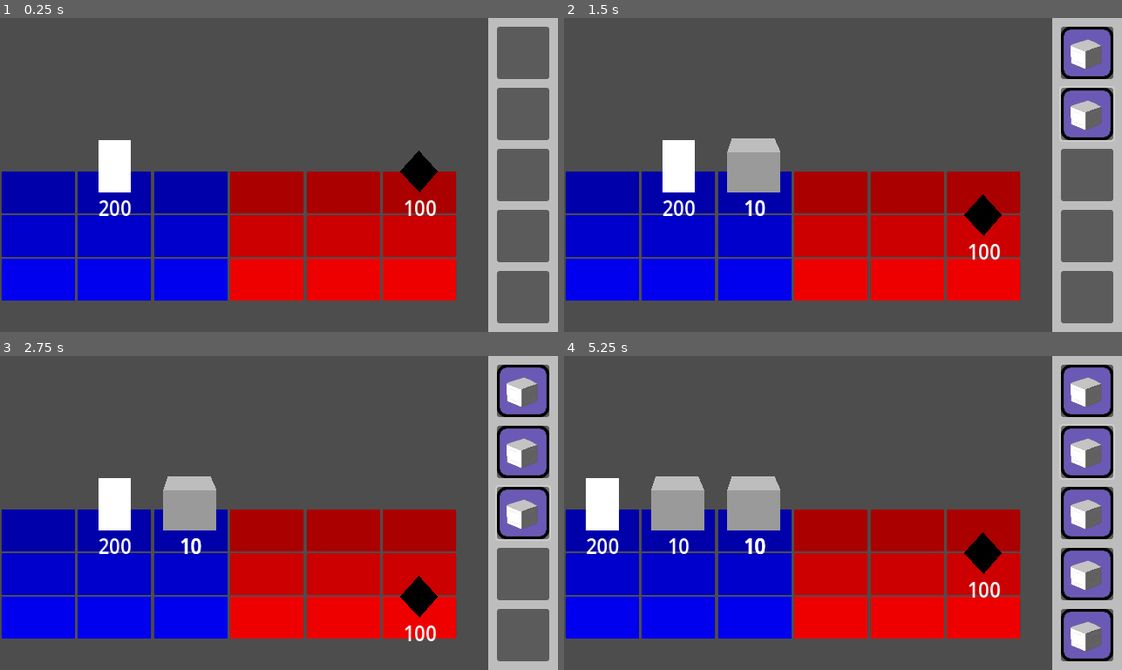
Above: before the commit, frames 1-4 (two rows, left to right).
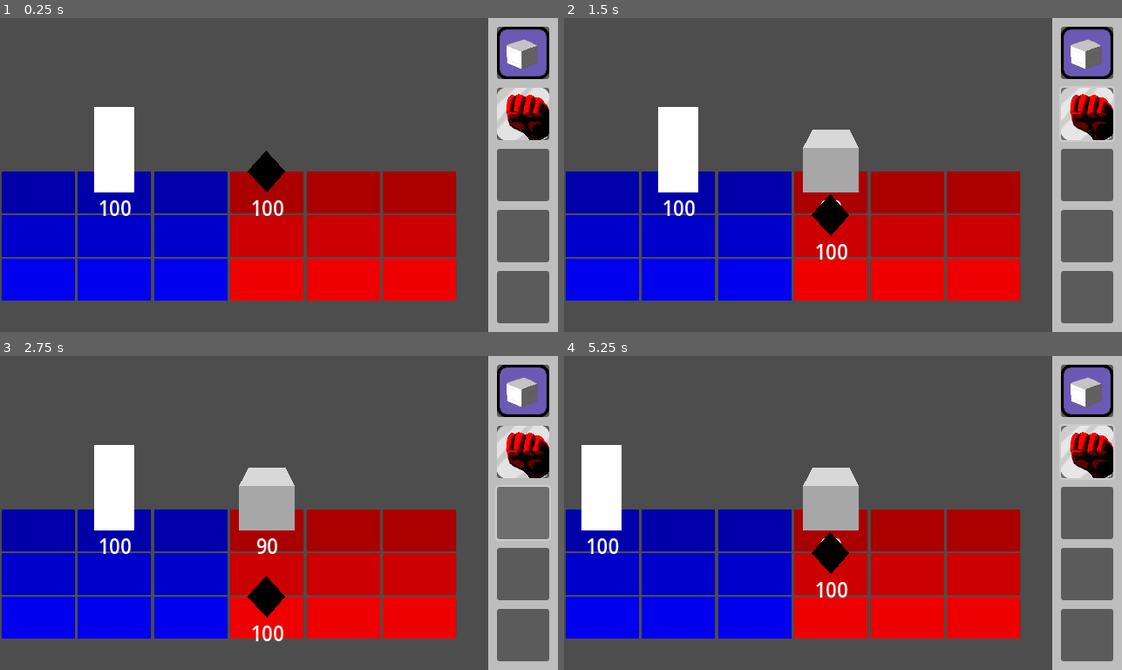
Above: after the commit, the same moments.

Repository: tspr0tege/Grid-Bots
Game: Godot game, scene res://scenes/arena.tscn
Same seed, same stepped clock (60 frames per second), same inputs: the game is played once before the commit and once after it.
Inputs (mouse positions are in pixels of both pictures, inside the frame that each line leads up to):
- Up to frame 1 (0.25 s): no input
- Up to frame 2 (1.5 s): click (1088, 52) at 0.52 s; click (1088, 115) at 1.25 s
- Up to frame 3 (2.75 s): click (524, 513) at 2 s
- Up to frame 4 (5.25 s): click (1088, 572) at 2.75 s; click (1088, 635) at 3.5 s; click (603, 531) at 4.27 s; click (1088, 453) at 5 s

The runs differ from the first frame. In frame 1, 5.2% of the frame differs, in the area x 16-99%, y 2-64%; in frame 2, 7.3%; in frame 3, 8.8%; in frame 4, 13%, in the area x 3-99%, y 22-98%.

Commit message:
New programs and move script
- created rock cube program that instantiates a cube entity in front of
  the player
- created a punch that does damage and pushes entities
- created a mover component that scripts arena movement and restricts
  entities from bumping each other (unless explicitly allowed)
- cube can spawn on other entities and will terminate, causing damage.

Diff:
--- /dev/null
+++ b/components/mover.tscn
@@ -0,0 +1,6 @@
+[gd_scene load_steps=2 format=3 uid="uid://0oms8xtq28wn"]
+
+[ext_resource type="Script" path="res://scripts/mover.gd" id="1_q1idh"]
+
+[node name="mover" type="Node"]
+script = ExtResource("1_q1idh")
--- a/entities/player.tscn
+++ b/entities/player.tscn
@@ -1,55 +1,21 @@
-[gd_scene load_steps=8 format=3 uid="uid://ha2pas507whl"]
+[gd_scene load_steps=5 format=3 uid="uid://ha2pas507whl"]
 
 [ext_resource type="Script" path="res://scripts/Player.gd" id="1_45cd8"]
-[ext_resource type="PackedScene" uid="uid://85kgocmp48x1" path="res://components/hp_node.tscn" id="2_cnbln"]
-[ext_resource type="PackedScene" uid="uid://dt1pysrghdyu0" path="res://components/audio_queue.tscn" id="3_hph4l"]
-[ext_resource type="AudioStream" uid="uid://dpspk6fk8bda2" path="res://sfx/pew.wav" id="4_ui7wv"]
-[ext_resource type="Texture2D" uid="uid://cwqnp7ldoixr4" path="res://particles/spark.png" id="5_rm6pi"]
+[ext_resource type="PackedScene" uid="uid://dt1pysrghdyu0" path="res://components/audio_queue.tscn" id="2_eqx4j"]
+[ext_resource type="AudioStream" uid="uid://dpspk6fk8bda2" path="res://sfx/pew.wav" id="3_51ecc"]
+[ext_resource type="PackedScene" uid="uid://85kgocmp48x1" path="res://components/hp_node.tscn" id="4_tghp0"]
 
-[sub_resource type="CanvasItemMaterial" id="CanvasItemMaterial_5grmd"]
-blend_mode = 1
-
-[sub_resource type="ParticleProcessMaterial" id="ParticleProcessMaterial_78ve8"]
-particle_flag_rotate_y = true
-particle_flag_disable_z = true
-direction = Vector3(8, -1, 0)
-spread = 30.16
-gravity = Vector3(0, 100, 0)
-initial_velocity_min = 250.0
-initial_velocity_max = 300.0
-orbit_velocity_min = 0.0
-orbit_velocity_max = 0.0
-color = Color(0.960784, 0.815686, 0, 1)
-
-[node name="Player" type="Sprite2D"]
+[node name="Player" type="CharacterBody2D"]
 script = ExtResource("1_45cd8")
 
 [node name="Polygon2D" type="Polygon2D" parent="."]
-polygon = PackedVector2Array(-21, -60, 22, -60, 22, 0, -21, 0)
+position = Vector2(1.90735e-06, 0)
+scale = Vector2(1, 2.17778)
+polygon = PackedVector2Array(-27, -45, -27, 0, 26, 0, 26, -45)
 
-[node name="hpNode" parent="." instance=ExtResource("2_cnbln")]
-hp = 200
+[node name="audioQueue" parent="." instance=ExtResource("2_eqx4j")]
 
-[node name="audioQueue" parent="." instance=ExtResource("3_hph4l")]
+[node name="AudioStreamPlayer" type="AudioStreamPlayer" parent="audioQueue"]
+stream = ExtResource("3_51ecc")
 
-[node name="pew" type="AudioStreamPlayer" parent="audioQueue"]
-stream = ExtResource("4_ui7wv")
-volume_db = -6.0
-
-[node name="shotParticles" type="GPUParticles2D" parent="."]
-material = SubResource("CanvasItemMaterial_5grmd")
-position = Vector2(20, -50)
-emitting = false
-amount = 5
-process_material = SubResource("ParticleProcessMaterial_78ve8")
-texture = ExtResource("5_rm6pi")
-lifetime = 0.15
-one_shot = true
-explosiveness = 1.0
-randomness = 1.0
-visibility_rect = Rect2(-100, -100, 100, 100)
-local_coords = true
-trail_enabled = true
-trail_lifetime = 0.01
-trail_sections = 2
-trail_section_subdivisions = 1
+[node name="hpNode" parent="." instance=ExtResource("4_tghp0")]
--- a/entities/rock_cube_entity.tscn
+++ b/entities/rock_cube_entity.tscn
@@ -1,22 +1,26 @@
-[gd_scene load_steps=3 format=3 uid="uid://cnhanptnb478o"]
+[gd_scene load_steps=4 format=3 uid="uid://cnhanptnb478o"]
 
 [ext_resource type="Script" path="res://scripts/rock_cube_entity.gd" id="1_mxenc"]
-[ext_resource type="PackedScene" uid="uid://85kgocmp48x1" path="res://components/hp_node.tscn" id="2_o4f1p"]
+[ext_resource type="PackedScene" uid="uid://85kgocmp48x1" path="res://components/hp_node.tscn" id="2_gs4ne"]
+[ext_resource type="PackedScene" uid="uid://0oms8xtq28wn" path="res://components/mover.tscn" id="3_smumf"]
 
-[node name="Rock Cube" type="Node2D"]
+[node name="Rock Cube" type="CharacterBody2D"]
 script = ExtResource("1_mxenc")
 
-[node name="hpNode" parent="." instance=ExtResource("2_o4f1p")]
-hp = 10
+[node name="hpNode" parent="." instance=ExtResource("2_gs4ne")]
+
+[node name="mover" parent="." instance=ExtResource("3_smumf")]
+canCohabit = true
 
 [node name="Node2D" type="Node2D" parent="."]
-scale = Vector2(2, 2)
-
-[node name="Polygon2D" type="Polygon2D" parent="Node2D"]
-color = Color(0.603922, 0.603922, 0.603922, 1)
-polygon = PackedVector2Array(-18, 0, 17, 0, 17, -23, -18, -23)
+position = Vector2(3, 0)
+scale = Vector2(0.665392, 0.712469)
 
 [node name="Polygon2D2" type="Polygon2D" parent="Node2D"]
-position = Vector2(0, -27)
-color = Color(0.745098, 0.745098, 0.745098, 1)
-polygon = PackedVector2Array(-18, 4, 17, 4, 13, -4, -15, -4)
+color = Color(0.654902, 0.654902, 0.654902, 1)
+polygon = PackedVector2Array(-60, -72, -60, 0, 50, 0, 50, -72)
+
+[node name="Polygon2D3" type="Polygon2D" parent="Node2D"]
+position = Vector2(0, -71)
+color = Color(0.847059, 0.847059, 0.847059, 1)
+polygon = PackedVector2Array(-41, -30, -60, 0, 50, 0, 32, -30)
--- a/entities/weiner.tscn
+++ b/entities/weiner.tscn
@@ -1,9 +1,10 @@
-[gd_scene load_steps=8 format=3 uid="uid://d0amm8x8j6yqc"]
+[gd_scene load_steps=9 format=3 uid="uid://d0amm8x8j6yqc"]
 
 [ext_resource type="Script" path="res://scripts/weiner.gd" id="1_6jbu3"]
 [ext_resource type="PackedScene" uid="uid://85kgocmp48x1" path="res://components/hp_node.tscn" id="2_j4cla"]
 [ext_resource type="AudioStream" uid="uid://cmws1x7vm5vdj" path="res://sfx/hit.wav" id="3_8tqvy"]
 [ext_resource type="PackedScene" uid="uid://dt1pysrghdyu0" path="res://components/audio_queue.tscn" id="3_pguxj"]
+[ext_resource type="PackedScene" uid="uid://0oms8xtq28wn" path="res://components/mover.tscn" id="5_2hccl"]
 
 [sub_resource type="Animation" id="Animation_12pyj"]
 length = 0.001
@@ -42,7 +43,7 @@
 "flash": SubResource("Animation_mcusn")
 }
 
-[node name="Weiner" type="Sprite2D"]
+[node name="Weiner2" type="CharacterBody2D"]
 script = ExtResource("1_6jbu3")
 
 [node name="Polygon2D" type="Polygon2D" parent="."]
@@ -66,4 +67,6 @@
 stream = ExtResource("3_8tqvy")
 volume_db = -6.0
 
+[node name="mover" parent="." instance=ExtResource("5_2hccl")]
+
 [connection signal="timeout" from="moveTimer" to="." method="_on_move_timer_timeout"]
--- /dev/null
+++ b/programs/punch/punch.gd
@@ -0,0 +1,28 @@
+extends Node
+
+#const rockCubeEntity = preload("res://entities/rock_cube_entity.tscn")
+const progName = "Punch"
+const progIcon = "res://programs/punch/punch_icon.png"
+
+func executeProgram(Arena):
+	var playerTile = Arena.COMBAT_GRID.Player.get_node("../../")
+	var coords = playerTile.name.split("")
+		#index 1 and 2 for x, y coordinates for player
+	print("Punch executing!")
+
+	#check for target
+	var targetTile = Arena.COMBAT_GRID.combatGrid[int(coords[1])+1][int(coords[2])]
+	if targetTile.get_node("tenant").get_child_count() > 0:
+		print("Target identified!")
+		var target = targetTile.get_node("tenant").get_child(0)
+		target.get_node("hpNode").changeHP(-10)
+
+		if target.has_node("./mover"):
+			target.get_node("mover").moveBy(Vector2(1,0))
+		else:
+			print("Punch target is NOT movable")
+		#TODO: Add punch as a child of player and play animation
+		# Attempt damage and push to tile in front of player
+		# timeout and delete after
+	else:
+		print("Nothing is there!")
--- /dev/null
+++ b/programs/punch/punch.tscn
@@ -0,0 +1,10 @@
+[gd_scene load_steps=2 format=3 uid="uid://v53c3s3qmi4b"]
+
+[ext_resource type="Script" path="res://programs/punch/punch.gd" id="1_qlctf"]
+
+[node name="Node" type="Node"]
+script = ExtResource("1_qlctf")
+
+[node name="polygon" type="Polygon2D" parent="."]
+color = Color(1, 0, 0, 1)
+polygon = PackedVector2Array(-24, -24, 24, -24, 24, 23, -24, 23)
--- a/programs/rock_cube/rock_cube.gd
+++ b/programs/rock_cube/rock_cube.gd
@@ -4,16 +4,22 @@
 const progName = "Rock Cube"
 const progIcon = "res://programs/rock_cube/rock_cube_icon.png"
 
-func testFunc():
-	print("Rock Cube has been touched!")
-
 func executeProgram(Arena):
-#	var Arena = get_tree().root.get_node("Arena")
-	var pos = Arena.COMBAT_GRID.Player.get_node("../../").name.split("")
+	var pos = Arena.getCoords(Arena.COMBAT_GRID.Player)
 		#index 1 and 2 for x, y coordinates
 
-	var targetGridTile = Arena.COMBAT_GRID.combatGrid[int(pos[1])+1][int(pos[2])]
+	var targetGridTile = Arena.COMBAT_GRID.combatGrid[pos.x+1][pos.y].get_node("tenant")
 
 	var newCube = rockCubeEntity.instantiate()
-	#combatGrid[1][0].get_node("tenant").add_child(Player)
-	targetGridTile.get_node("tenant").add_child(newCube)
+	targetGridTile.add_child(newCube)
+
+	if targetGridTile.get_child_count() > 1:
+		var timer = Timer.new()
+		timer.autostart = true
+		timer.one_shot = true
+		timer.set_wait_time(0.1)
+		timer.connect("timeout", func ():
+			print("Timer function running")
+			newCube.get_node("mover").runCollision(Vector2(pos.x+1, pos.y))
+		)
+		newCube.add_child(timer)
--- a/scenes/grid-tile.tscn
+++ b/scenes/grid-tile.tscn
@@ -5,7 +5,7 @@
 
 [sub_resource type="StyleBoxEmpty" id="StyleBoxEmpty_ttfrb"]
 
-[node name="Sprite2D" type="Sprite2D"]
+[node name="Sprite2D" type="CharacterBody2D"]
 script = ExtResource("1_gqqvh")
 
 [node name="Button" type="Button" parent="."]
--- a/scripts/Combat Grid.gd
+++ b/scripts/Combat Grid.gd
@@ -44,8 +44,8 @@
 	const Weiner = preload("res://entities/weiner.tscn")
 	var newEnemy = Weiner.instantiate()
 	newEnemy.combatGrid = self
-	newEnemy.coords = Vector2(5, 0)
-	combatGrid[5][0].get_node("tenant").add_child(newEnemy)
+#	newEnemy.coords = Vector2(3, 0)
+	combatGrid[3][0].get_node("tenant").add_child(newEnemy)
 
 #	self.scale = get_viewport_rect().size / Vector2(640, 360)
 
--- a/scripts/Player.gd
+++ b/scripts/Player.gd
@@ -1,9 +1,9 @@
-extends Sprite2D
+extends CharacterBody2D
 
 func shoot():
 	$audioQueue.playSound()
-	$shotParticles.restart()
-	$shotParticles.set_emitting(true)
+#	$shotParticles.restart()
+#	$shotParticles.set_emitting(true)
 
 func takeDamage():
 	pass
--- a/scripts/arena.gd
+++ b/scripts/arena.gd
@@ -2,19 +2,37 @@
 
 var COMBAT_GRID
 #COMBAT_GRID also has .Player as a referenced child
-var deck = [preload("res://programs/rock_cube/rock_cube.tscn")]
+var deck = [
+	preload("res://programs/rock_cube/rock_cube.tscn"),
+	preload("res://programs/punch/punch.tscn"),
+]
 var hand = []
 var nextProgramFromDeck = 5
 
 func _ready():
-	# shuffle deck and populate hand
+	# TODO: shuffle deck and populate hand
+	pass
+
+func getCoords(entity):
+	var parentTile = entity.find_parent("G*")
+	var nameArray = parentTile.name.split("")
+
+	return 	Vector2(int(nameArray[1]), int(nameArray[2]))
+
+func populateHand():
 	for card in deck:
 		hand.push_back(card.instantiate())
-	pass
+
+	print("hand populated")
+
+	return hand
 
 func runProgramFromHand(index):
-	print("Running " + hand[0].progName)
-	hand[0].executeProgram(self)
-	return hand[0]
-	#After executing program, return next program to display
-	pass
+#	print("Running " + hand[0].progName)
+	if index >= hand.size(): return
+
+	hand[index].executeProgram(self)
+
+	#TODO: grab next program from deck, increment "nextProgram", place program in hand[index]
+
+	return hand[index]
--- a/scripts/combat_ui.gd
+++ b/scripts/combat_ui.gd
@@ -1,13 +1,27 @@
 extends Control
 
 @onready var ARENA = get_tree().root.get_node("Arena")
+@onready var buttons = get_node("MarginContainer/MarginContainer/VBoxContainer").get_children()
+
+func _ready():
+	#request programs
+	var btnNumber = 0
+	var newHand = await ARENA.populateHand()
+	print("Arena hand length: " + str(ARENA.hand.size()))
+	for card in newHand:
+		buttons[btnNumber].get_node("Sprite2D").set_texture(load(card.progIcon))
+		btnNumber +=1
 
 func _on_program_button_down(btn_number):
+	btn_number -= 1 #adjust for 0 index
 	print("Program number " + str(btn_number) + " clicked!")
-	btn_number -= 1 #adjust for 0 index
+
+	# Send execution instruction - returns new card
 	var newProg = await ARENA.runProgramFromHand(btn_number)
 
 	#newProg .progName .progIcon
-	var buttons = get_node("MarginContainer/MarginContainer/VBoxContainer").get_children()
-	buttons[btn_number].get_node("Sprite2D").set_texture(load(newProg.progIcon))
+	if newProg:
+		buttons[btn_number].get_node("Sprite2D").set_texture(load(newProg.progIcon))
+	else:
+		print("No program available")
 #	print(str(buttons[btn_number]))
--- a/scripts/grid-tile.gd
+++ b/scripts/grid-tile.gd
@@ -1,4 +1,4 @@
-extends Sprite2D
+extends CharacterBody2D
 
 var combatGrid
 var is_traversable
--- /dev/null
+++ b/scripts/mover.gd
@@ -0,0 +1,40 @@
+extends Node
+
+@export var canCohabit = false
+var ARENA
+
+func _ready():
+	ARENA = get_tree().root.get_node("Arena")
+
+func moveTo(coords: Vector2):
+	# Attempts to move to a specific tile
+	print("moving to: " + str(ARENA.COMBAT_GRID.combatGrid[coords.x][coords.y]))
+
+func moveBy(change: Vector2):
+	var pos = ARENA.getCoords(self)
+	var targetPos = pos + change
+
+	if !validTile(targetPos): return false
+
+	var posOccupied = tileOccupied(targetPos)
+	if posOccupied && !canCohabit: return false
+
+	ARENA.COMBAT_GRID.moveEntity(get_parent(), targetPos.x, targetPos.y)
+
+	if posOccupied: runCollision(targetPos)
+
+func validTile(pos):
+	if pos.x < 0 || pos.x >= 6: return false #invalid x-axis movement
+	if pos.y < 0 || pos.y >= 3: return false #invalid y-axis movement
+	return true
+
+func tileOccupied(pos):
+	var target = ARENA.COMBAT_GRID.combatGrid[pos.x][pos.y]
+	return target.get_node("tenant").get_child_count() > 0
+
+func runCollision(pos):
+	var entities = ARENA.COMBAT_GRID.combatGrid[pos.x][pos.y].get_node("tenant").get_children()
+	var dmg = mini(entities[0].get_node("hpNode").hp, entities[1].get_node("hpNode").hp)
+
+	entities[0].get_node("hpNode").changeHP(-dmg)
+	entities[1].get_node("hpNode").changeHP(-dmg)
--- a/scripts/rock_cube_entity.gd
+++ b/scripts/rock_cube_entity.gd
@@ -1,4 +1,4 @@
-extends Node2D
+extends CharacterBody2D
 
 func takeDamage():
 #	aniPlayer.play("flash")
--- a/scripts/tenant.gd
+++ b/scripts/tenant.gd
@@ -2,4 +2,8 @@
 
 
 func _on_child_entered_tree(node):
-	node.position = get_parent().position
+	var targetPos = get_parent().position
+#	node.position.move_toward(targetPos, 400)
+#	node.position = targetPos
+	var tween = create_tween()
+	tween.tween_property(node, "position", targetPos, .1)
--- a/scripts/weiner.gd
+++ b/scripts/weiner.gd
@@ -1,18 +1,15 @@
-extends Sprite2D
+extends CharacterBody2D
 
 @onready var aniPlayer = get_node("Polygon2D/AnimationPlayer")
 @onready var audioQueue = get_node("audioQueue")
 var combatGrid
-var coords : Vector2
-var dir = 1
+#var coords : Vector2
+var dir = Vector2(0, 1)
 
 func _on_move_timer_timeout():
-#	print("Moving")
-	if coords.y + dir < 0 || coords.y + dir >= combatGrid.combatGrid[coords.x].size():
-#		print("changing direction")
+	if ($mover.moveBy(dir) == false):
 		dir *= -1
-	coords.y += dir
-	combatGrid.moveEntity(self, coords.x, coords.y)
+		$mover.moveBy(dir)
 
 func takeDamage():
 	aniPlayer.play("flash")
Binary file added: programs/punch/punch_icon.png
Not shown, added: programs/punch/punch_icon.png.import
